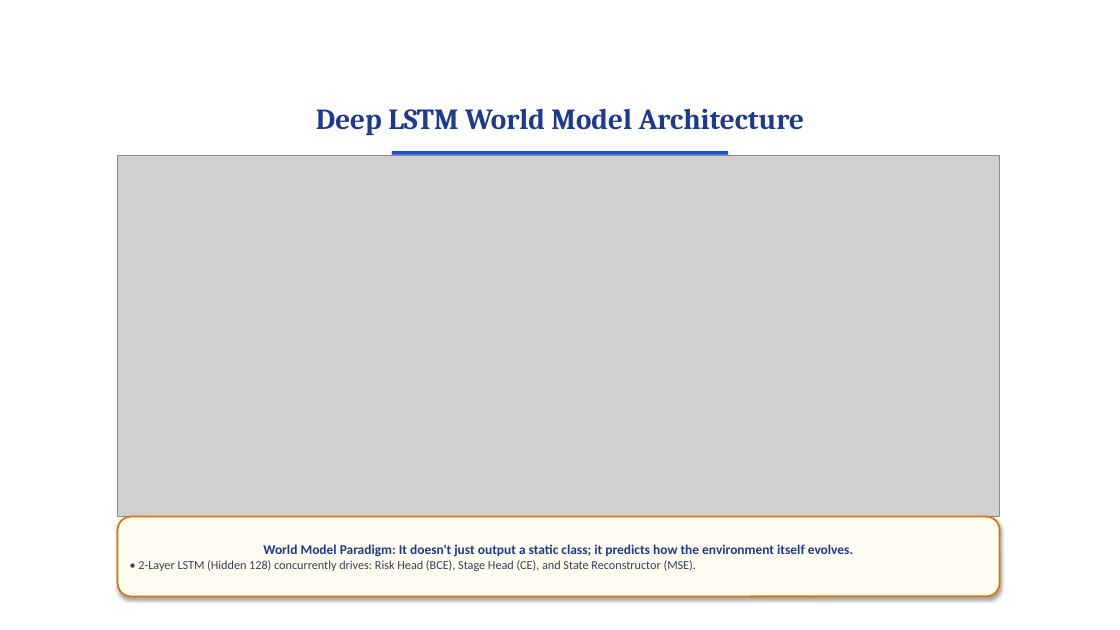
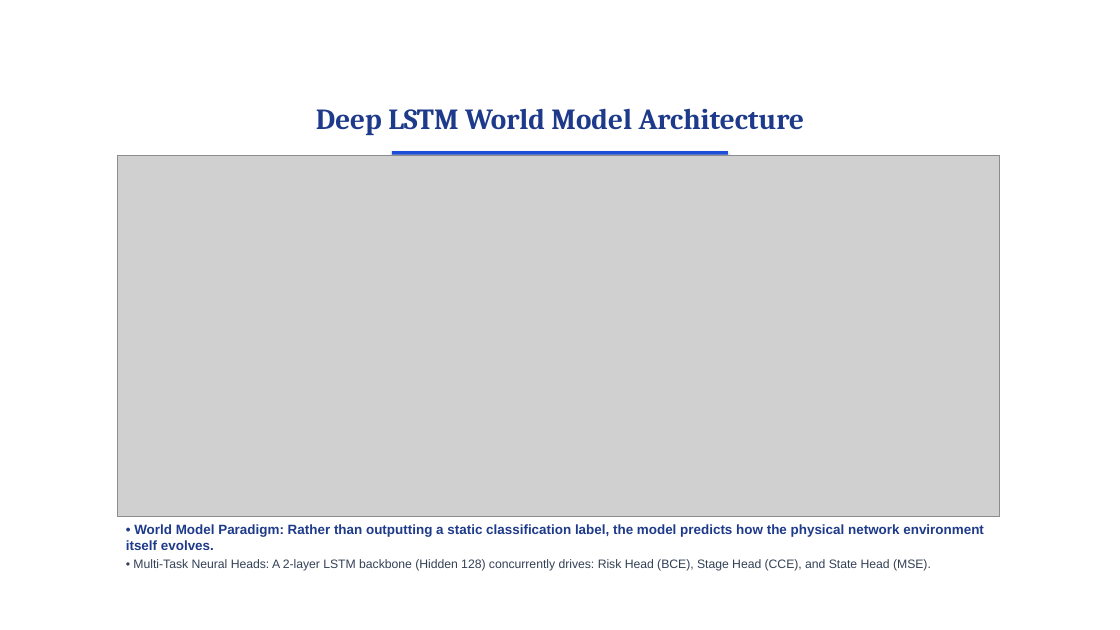
Before and after one commit to surajbuilds53/sentinel-x, a slide deck: slide 9 of Sentinel-X_Presentation.pptx. Drawn at 1120x630 pixels with LibreOffice and Linux fonts; fonts in the diff are those of the drawing; grey boxes stand for pictures; background and template pictures are left out. Boxes give left, top, right and bottom in pixels: in the first picture for what was removed or moved away, otherwise in the second. Text is boxed around its words. In the diff, an @@ line names an element or a change of style, - is before the commit and + after.

Commit message:
refactor(presentation): remove artificial callout boxes across all slides and replace with natural academic bullet text

```diff
--- a/Sentinel-X_Presentation.pptx
+++ b/Sentinel-X_Presentation.pptx
@@ text "• World Model Paradigm: Rather ...": place and size @@
-text "• World Model Paradigm: Rather ..." at [118,517,1000,597]
+text "• World Model Paradigm: Rather ..." at [126,524,984,571]
@@ text "• World Model Paradigm: Rather ..." at [126,524,984,571]: vertical alignment middle to top; fill #FFFCF2 to none; outline #D97706 1.5 pt to none; shadow off @@
@@ text at [126,524,984,571]: text changed; size 10.5 to 11.5 pt; font Calibri to Arial; text colour #334155 to #1E3A8A; bold on @@
-World Model Paradigm: It doesn't just output a static class; it predicts how the environment itself evolves.
-• 2-Layer LSTM (Hidden 128) concurrently drives: Risk Head (BCE), Stage Head (CE), and State Reconstructor (MSE).
+• World Model Paradigm: Rather than outputting a static classification label, the model predicts how the physical network environment itself evolves.
+• Multi-Task Neural Heads: A 2-layer LSTM backbone (Hidden 128) concurrently drives: Risk Head (BCE), Stage Head (CCE), and State Head (MSE).
```
Also in this commit, not shown: 14 other slides changed, 2 other files.
